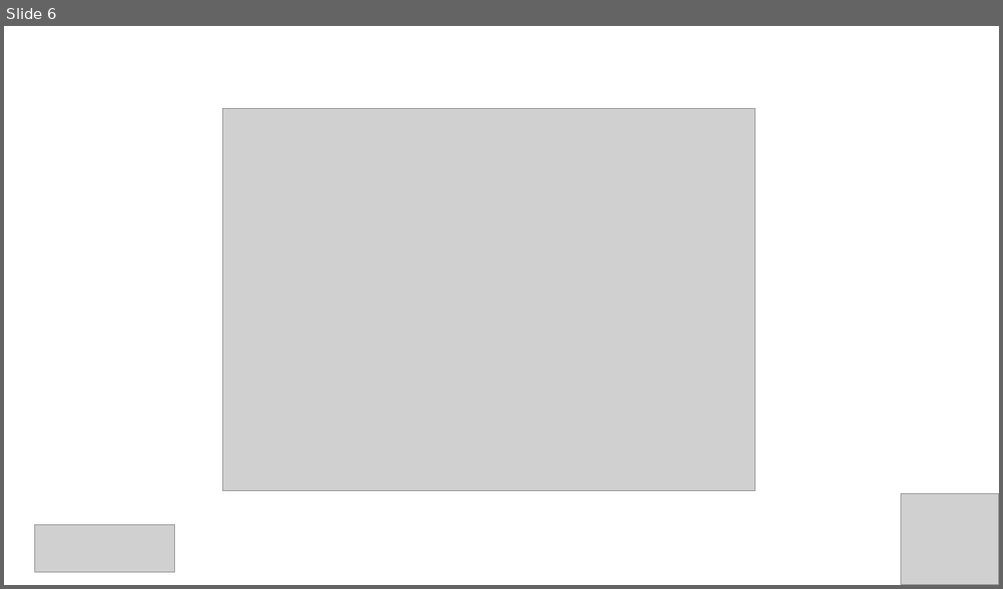
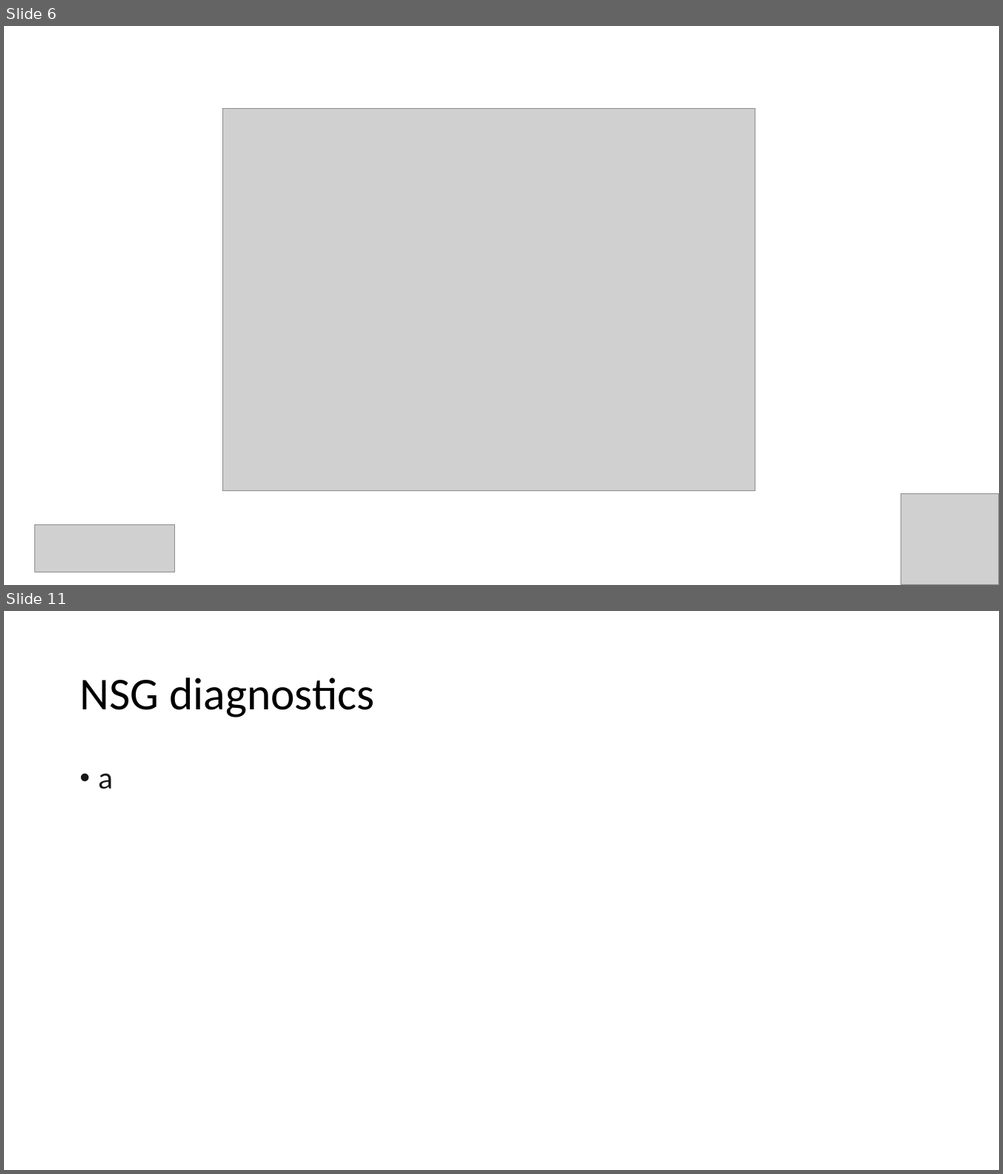
Before and after one commit to kalv25/azure-network-watcher, a slide deck: slides/working-with-azure-network-watcher.ppt. Shown one above the other, each under a label of ours: slide 6 before the commit, slides 6 and 11 after it; the slides between them are not shown. The pictures are 1003x589 and 1003x1174 pixels, drawn with LibreOffice and Linux fonts; fonts in the diff are those of the drawing; grey boxes stand for pictures. Boxes give left, top, right and bottom in pixels: in the first picture for what was removed or moved away, otherwise in the second. Text is boxed around its words. In the diff, an @@ line names an element or a change of style, - is before the commit and + after.

```diff
--- a/slides/working-with-azure-network-watcher.ppt
+++ b/slides/working-with-azure-network-watcher.ppt
@@ slide 11 added at [4,611,999,1170], background #FFFFFF @@
@@ title added at [79,678,375,718], 44 pt, text #000000 @@
+NSG diagnostics
@@ text added at [99,773,113,789], 28 pt, text #161616 @@
+• a
```
Also in this commit, not shown: 6 other slides added.
